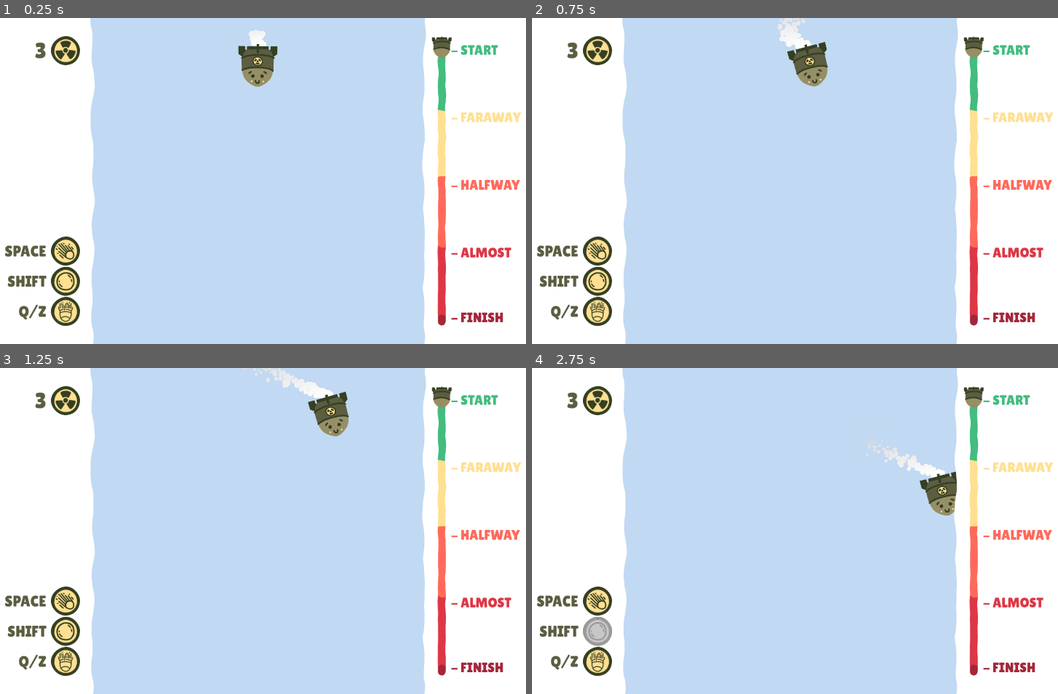
Above: before the commit, frames 1-4 (two rows, left to right).
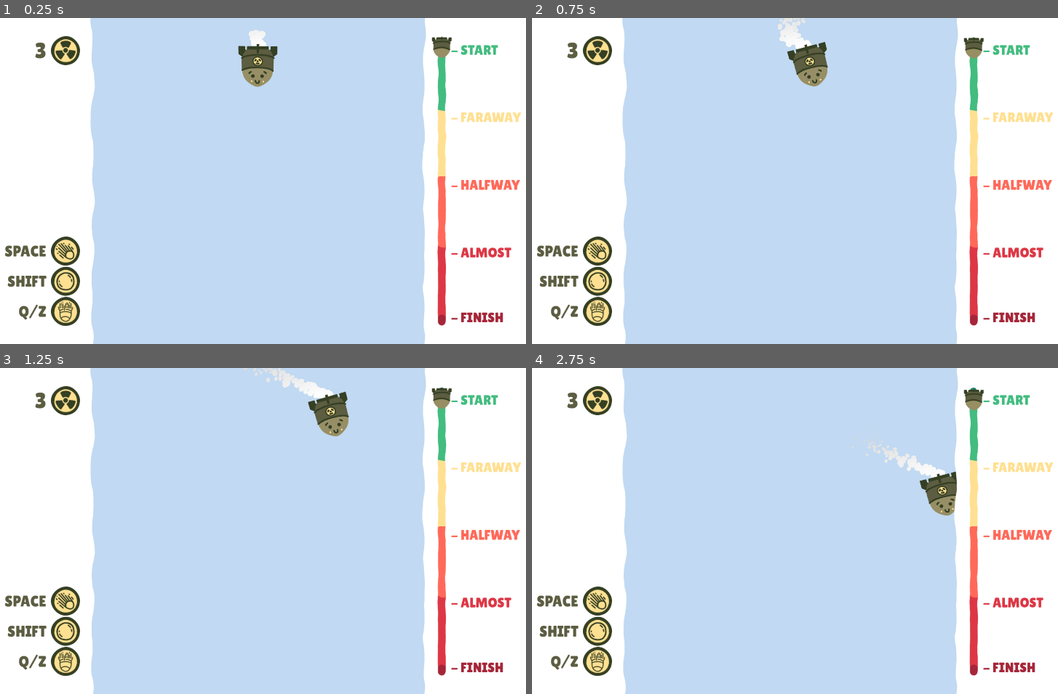
Above: after the commit, the same moments.

Repository: Hangover-Sunshine/DEFCON-JUNIOR
Game: Godot game, scene res://scenes/GameScene.tscn
Two runs of this game, one before a commit and one after it. Both use one fixed random seed, a clock stepped at 60 frames per second and the inputs below. This scene is started directly instead of the project's main scene.
Inputs:
- Up to frame 1 (0.25 s): no input
- Up to frame 2 (0.75 s): hold D (right) from 0.53 s (still down); tap Q (shield) at 0.6 s
- Up to frame 3 (1.25 s): keep holding D (right)
- Up to frame 4 (2.75 s): release D (right) at 1.28 s; hold S (down) 1.28-2.03 s; tap Shift (dash) at 1.35 s; tap Q (shield) at 1.55, 2.3 s; hold D (right) from 2.03 s (still down); hold Space (fire) from 2.03 s (still down)

Frame 1 is identical in both runs. In frame 2, less than 0.1% of the frame differs, in the area x 82-86%, y 5-13%; in frame 3, less than 0.1%; in frame 4, 0.5%, in the area x 9-86%, y 5-86%.

Commit message:
right side giu works

Diff:
--- a/scripts/game/player.gd
+++ b/scripts/game/player.gd
@@ -38,7 +38,7 @@
 var curr_health:int
 
 # Shield Info =========
-var shield_status:UpgradeAvailability = UpgradeAvailability.READY
+var shield_status:UpgradeAvailability = UpgradeAvailability.NOPE
 var curr_shield_cd:float
 var curr_shield_dur:float
 @onready var shield = $ShieldArea/CollisionShape2D
@@ -93,8 +93,8 @@
 	else:
 		curr_health = Health
 
-		curr_shield_dur = 2
-		curr_shield_cd = 20
+		curr_shield_dur = 0
+		curr_shield_cd = 0
 
 		curr_weapon_penetration = 0
 		max_mag_size = 0
--- a/scripts/system/GameController.gd
+++ b/scripts/system/GameController.gd
@@ -55,6 +55,7 @@
 	GlobalSignals.connect("hobstacle_dead", _hobstacle_dead)
 	GlobalSignals.connect("obstacle_dead", _obstacle_dead)
 	$CanvasLayer/GIU.player = player
+	$CanvasLayer/GIU.level_timer = game_timer
 ##
 
 func _process(_delta):
--- a/scripts/system/giu_control.gd
+++ b/scripts/system/giu_control.gd
@@ -4,8 +4,10 @@
 @onready var spitfire_cooldown = $GIU_MC/GIU_HBox/Left_MC/Left_VBox/Abilities_VBox/Spitfire_HBox/Spitfire_Ability/Spitfire_Cooldown
 @onready var bubble_cooldown = $GIU_MC/GIU_HBox/Left_MC/Left_VBox/Abilities_VBox/Bubble_HBox/Bubble_Ability/Bubble_Cooldown
 @onready var boost_cooldown = $GIU_MC/GIU_HBox/Left_MC/Left_VBox/Abilities_VBox/Boost_HBox/Boost_Ability/Boost_Cooldown
+@onready var v_slider = $GIU_MC/GIU_HBox/Right_MC/HBoxContainer/VSlider
 
 var player:Player
+var level_timer:Timer
 
 func _process(delta):
 	if player.gun_status == player.UpgradeAvailability.RECHARGING:
@@ -27,4 +29,5 @@
 	##
 
 	health_label.text = str(player.curr_health)
+	v_slider.value = 100 * (level_timer.time_left / level_timer.wait_time)
 ##
